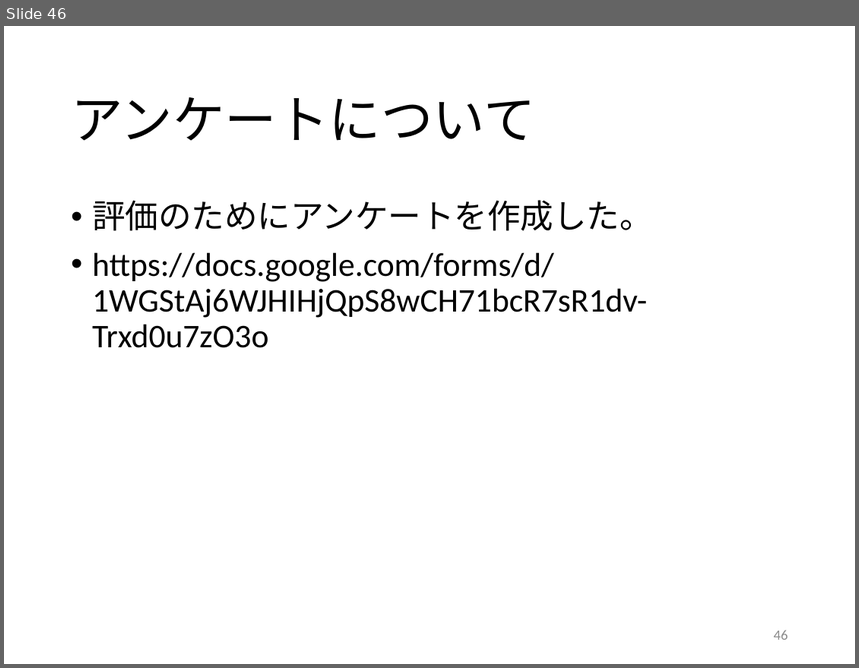
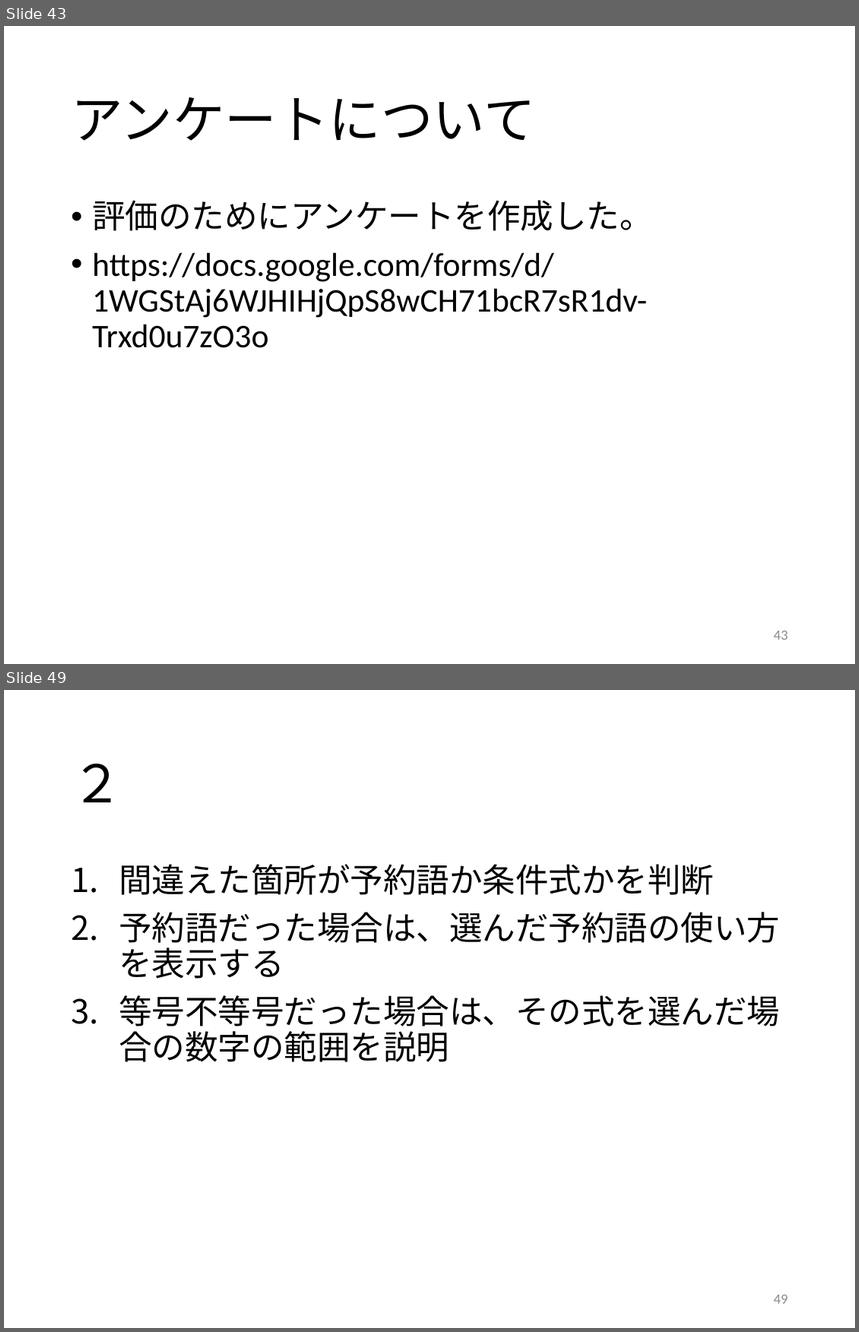
Before and after one commit to kait-takanolab/1821121-shimaoka-thesis, a slide deck: 1821121_shimaoka_sotsuken.pptx. Shown one above the other, each under a label of ours: slide 46 before the commit, slides 43 and 49 after it; the slides between them are not shown. The pictures are 859x668 and 859x1332 pixels, drawn with LibreOffice and Linux fonts; fonts in the diff are those of the drawing. Boxes give left, top, right and bottom in pixels: in the first picture for what was removed or moved away, otherwise in the second. Text is boxed around its words. In the diff, an @@ line names an element or a change of style, - is before the commit and + after.

Commit message:
12/12
～12/12今週の作業
１章 整合性という言葉が説明できない（それに当てはまる状況がかなり少ない）ため、他の語句に変更
３章 採点基準を明文化

```diff
--- a/1821121_shimaoka_sotsuken.pptx
+++ b/1821121_shimaoka_sotsuken.pptx
@@ slide 49 added at (x1=4, y1=690, x2=855, y2=1328), background #FFFFFF @@
@@ title added at (x1=71, y1=764, x2=123, y2=802), 44 pt, text #000000 @@
+２
@@ text added at (x1=119, y1=864, x2=780, y2=1062), 28 pt, text #000000 @@
+1. 間違えた箇所が予約語か条件式かを判断
+2. 予約語だった場合は、選んだ予約語の使い方を表示する
+3. 等号不等号だった場合は、その式を選んだ場合の数字の範囲を説明
@@ page number added at (x1=774, y1=1295, x2=788, y2=1304), 12 pt, text #8C8C8C @@
+49
@@ what was slide 46 is now slide 43 @@
@@ page number at (x1=774, y1=631, x2=788, y2=640): text changed @@
-46
+43
```
Also in this commit, not shown: 4 slides changed, 2 other slides added, 1 slide removed, 2 other files.
